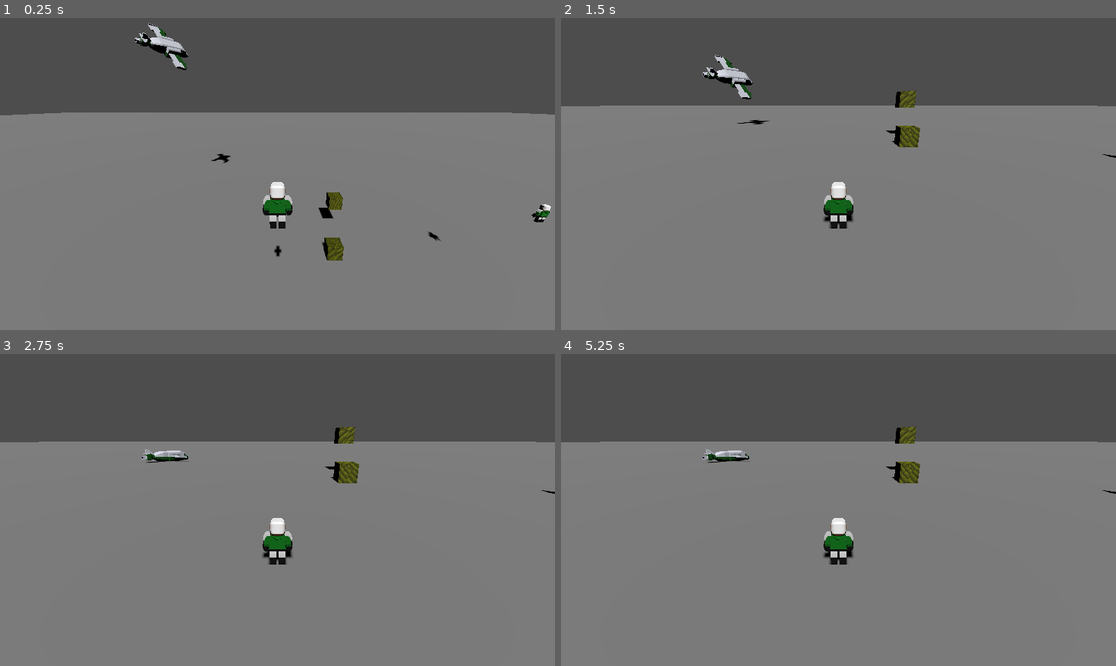
Above: before the commit, frames 1-4 (two rows, left to right).
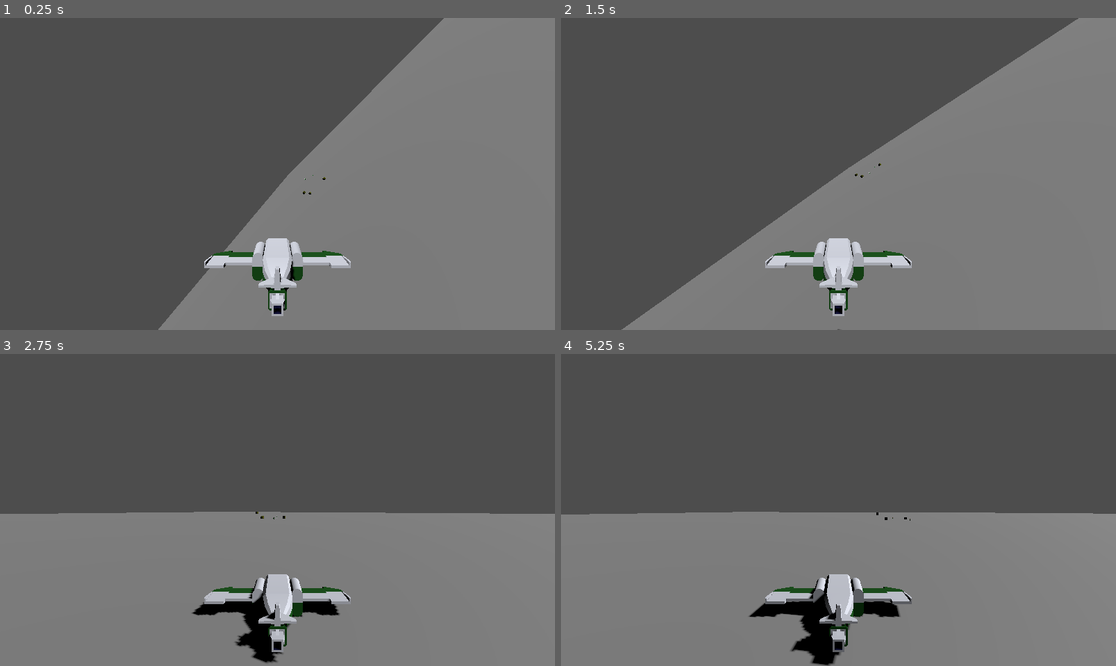
Above: after the commit, the same moments.

Repository: kevinlights/ChocoDriver
Game: Godot game, scene res://run/levels/infinite_level.tscn
Same seed, same stepped clock (60 frames per second), same inputs: the game is played once before the commit and once after it.
Inputs:
- Up to frame 1 (0.25 s): no input
- Up to frame 2 (1.5 s): hold Right (move_right) 0.53-1.28 s; tap Space (jump) at 0.77 s; hold Down (move_back) from 1.28 s (still down)
- Up to frame 3 (2.75 s): tap Space (jump) at 1.52 s; release Down (move_back) at 2.03 s; hold Right (move_right) from 2.03 s (still down)
- Up to frame 4 (5.25 s): release Right (move_right) at 2.78 s; hold Up (move_forward) 2.78-3.53 s; tap Space (jump) at 3.02, 3.77, 4.52 s; hold Left (move_left) 3.53-5.03 s; hold Down (move_back) from 5.03 s (still down)

The runs differ from the first frame. In frame 1, 44% of the frame differs, in the area x 0-100%, y 0-100%; in frame 2, 37%; in frame 3, 27%; in frame 4, 27%.

Commit message:
:wrench: Add plane controls

Diff:
--- /dev/null
+++ b/first3d/component/entity/plane/tiny_plane.gd
@@ -0,0 +1,35 @@
+class_name TinyPlane
+extends RigidBody3D
+
+@export var thrust_power: float = 14000.0
+@export var turn_to_torque: float = 2000.0
+@export var move_to_pitch: float = 2000.0
+
+var target_torque: float = 0.0
+var target_pitch: float = 0.0
+var target_rotation := Vector3.ZERO
+var target_thrust := Vector3.ZERO
+
+
+func trigger_thrust() -> void:
+	target_thrust = Vector3.FORWARD * thrust_power
+
+
+func trigger_direction(dir: Vector2) -> void:
+	print(dir)
+	target_torque = -dir.x * turn_to_torque
+	target_pitch = -dir.y * move_to_pitch
+
+
+func _physics_process(delta: float) -> void:
+	apply_torque(transform * Vector3(target_pitch, 0.0, target_torque))
+	apply_central_force(target_thrust)
+
+
+func _on_dir_changed(dir: Vector2) -> void:
+	trigger_direction(dir)
+
+
+func _on_main_action() -> void:
+	print("Thrust !")
+	trigger_thrust()
--- a/first3d/component/entity/plane/tiny_plane.tscn
+++ b/first3d/component/entity/plane/tiny_plane.tscn
@@ -1,5 +1,6 @@
-[gd_scene load_steps=4 format=3 uid="uid://dao17ylietgyl"]
+[gd_scene load_steps=5 format=3 uid="uid://dao17ylietgyl"]
 
+[ext_resource type="Script" path="res://component/entity/plane/tiny_plane.gd" id="1_q8t3a"]
 [ext_resource type="PackedScene" uid="uid://bnopi1rerk2hw" path="res://component/entity/plane/TinyPlane.glb" id="1_umuah"]
 
 [sub_resource type="BoxShape3D" id="BoxShape3D_08gtm"]
@@ -12,6 +13,7 @@
 collision_layer = 8
 collision_mask = 3
 mass = 750.0
+script = ExtResource("1_q8t3a")
 
 [node name="TinyPlane" parent="." instance=ExtResource("1_umuah")]
 
--- a/first3d/run/levels/infinite_level.tscn
+++ b/first3d/run/levels/infinite_level.tscn
@@ -51,7 +51,15 @@
 transform = Transform3D(1, 0, 0, 0, 1, 0, 0, 0, 1, -5.53697, 1.42774, -11.1883)
 
 [node name="TinyPlane" parent="." instance=ExtResource("4_tbpfc")]
-transform = Transform3D(0.559549, 0.630013, -0.538506, -0.747682, 0.664057, 0, 0.357599, 0.402631, 0.842622, -20.3652, 13.6463, -19.5506)
+transform = Transform3D(0.477312, 0.527326, -0.702923, -0.741391, 0.671074, 0, 0.471713, 0.521141, 0.711266, -76.6685, 15.7672, 53.8067)
+
+[node name="CameraPlane" type="Camera3D" parent="TinyPlane"]
+transform = Transform3D(1, 0, 0, 0, 1, 0, 0, 0, 1, 0, 3.81859, 8.36889)
+current = true
+
+[node name="Control" parent="TinyPlane" instance=ExtResource("2_0i5t8")]
 
 [connection signal="dir_changed" from="MainWalker/Control" to="MainWalker" method="_on_dir_changed"]
 [connection signal="main_action" from="MainWalker/Control" to="MainWalker" method="_on_main_action"]
+[connection signal="dir_changed" from="TinyPlane/Control" to="TinyPlane" method="_on_dir_changed"]
+[connection signal="main_action" from="TinyPlane/Control" to="TinyPlane" method="_on_main_action"]
Binary file added: first3d/component/entity/ground/ground051.jpg
Not shown, added: first3d/component/entity/ground/ground051.jpg.import
